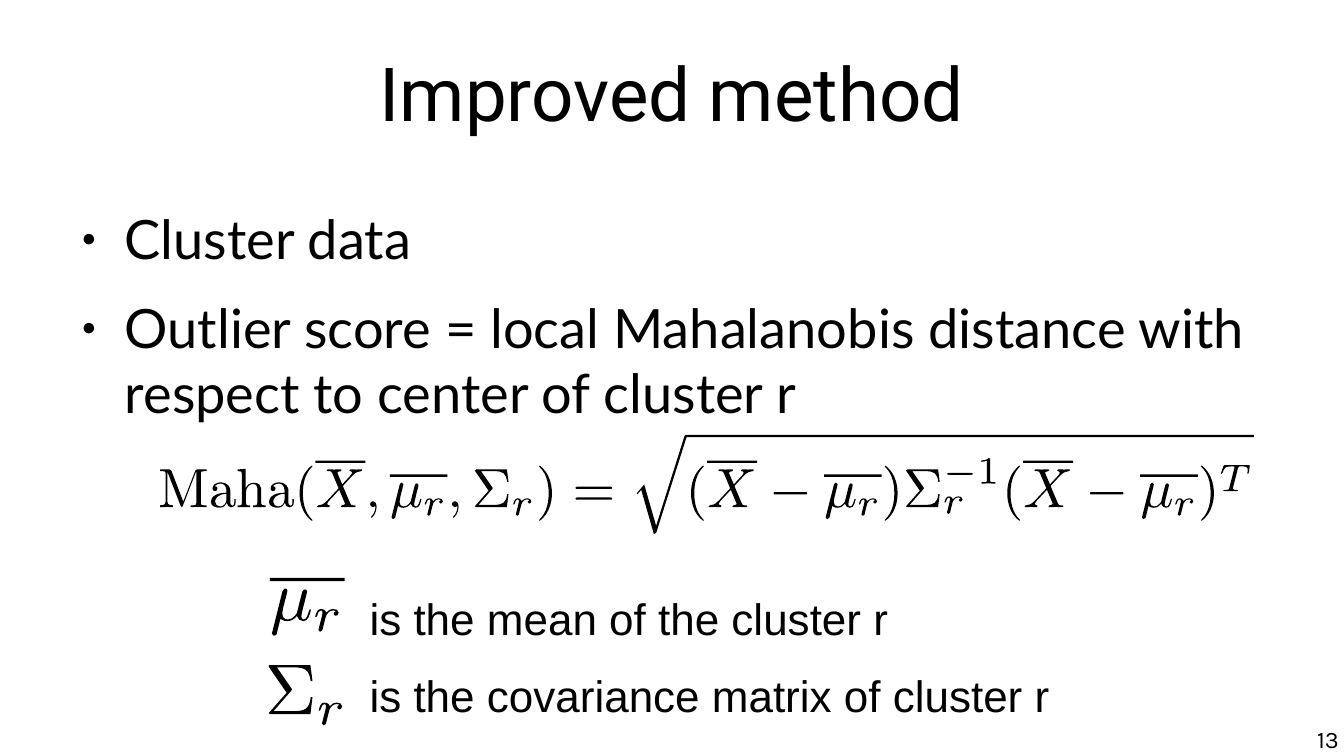
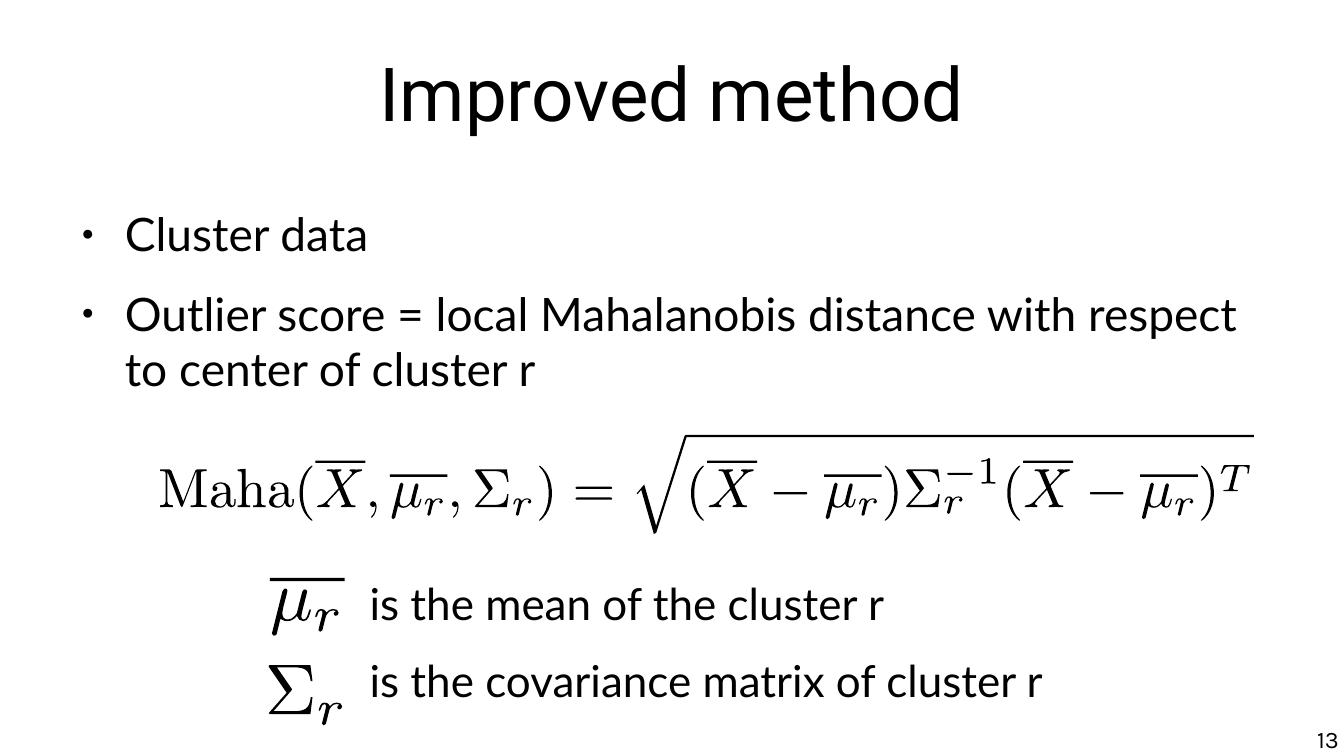
Before and after one commit to marco-calautti/data-mining-course, a slide deck: slide 13 of theory/odp/tt20_outliers_probability_density.odp. Drawn at 1344x756 pixels with LibreOffice and Linux fonts; fonts in the diff are those of the drawing. Boxes give left, top, right and bottom in pixels: in the first picture for what was removed or moved away, otherwise in the second. Text is boxed around its words. In the diff, an @@ line names an element or a change of style, - is before the commit and + after.

Commit message:
Outliers ready

```diff
--- a/theory/odp/tt20_outliers_probability_density.odp
+++ b/theory/odp/tt20_outliers_probability_density.odp
@@ text "Cluster data" at box(125, 217, 1237, 387): size 32 to 27.2 pt @@
@@ text "is the mean of the ...": place and size @@
-text "is the mean of the ..." at box(370, 603, 888, 636)
+text "is the mean of the ..." at box(370, 587, 884, 621)
@@ text "is the mean of the ..." at box(370, 587, 884, 621): font Arial to Lato @@
@@ text "is the covariance matrix of ..." at box(370, 664, 1043, 698): font Arial to Lato @@
@@ text "is the covariance matrix of ...": place and size @@
-text "is the covariance matrix of ..." at box(370, 680, 1050, 713)
+text "is the covariance matrix of ..." at box(370, 664, 1043, 698)
```
Also in this commit, not shown: 3 other slides changed, 7 other files.
